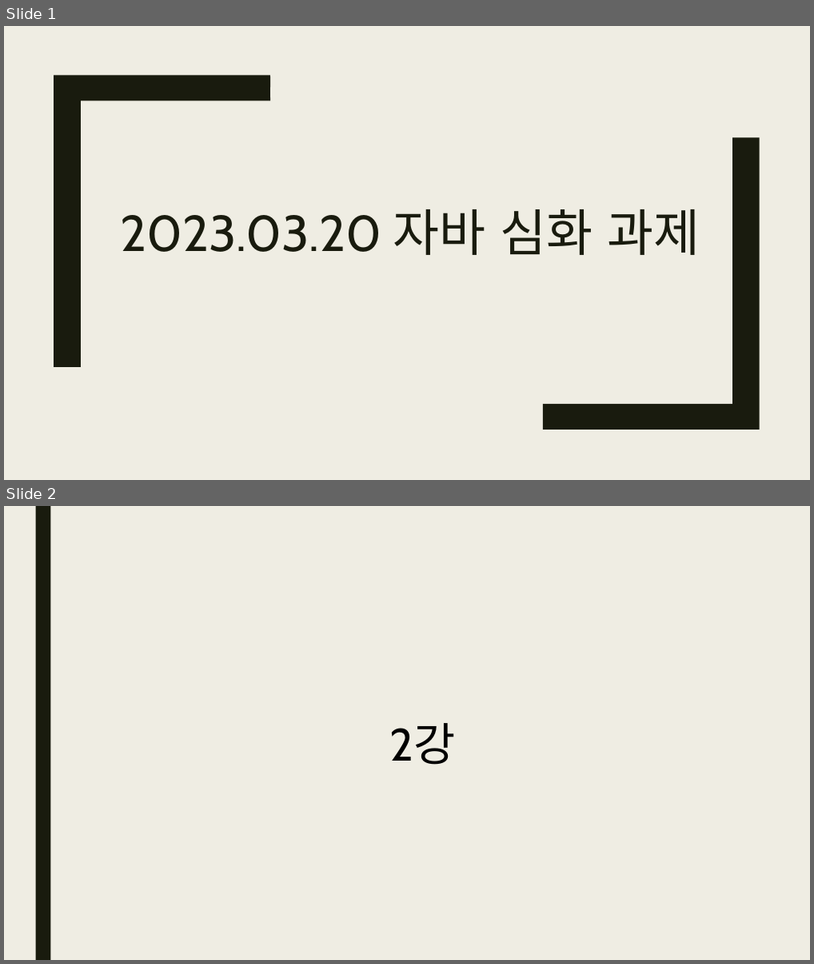
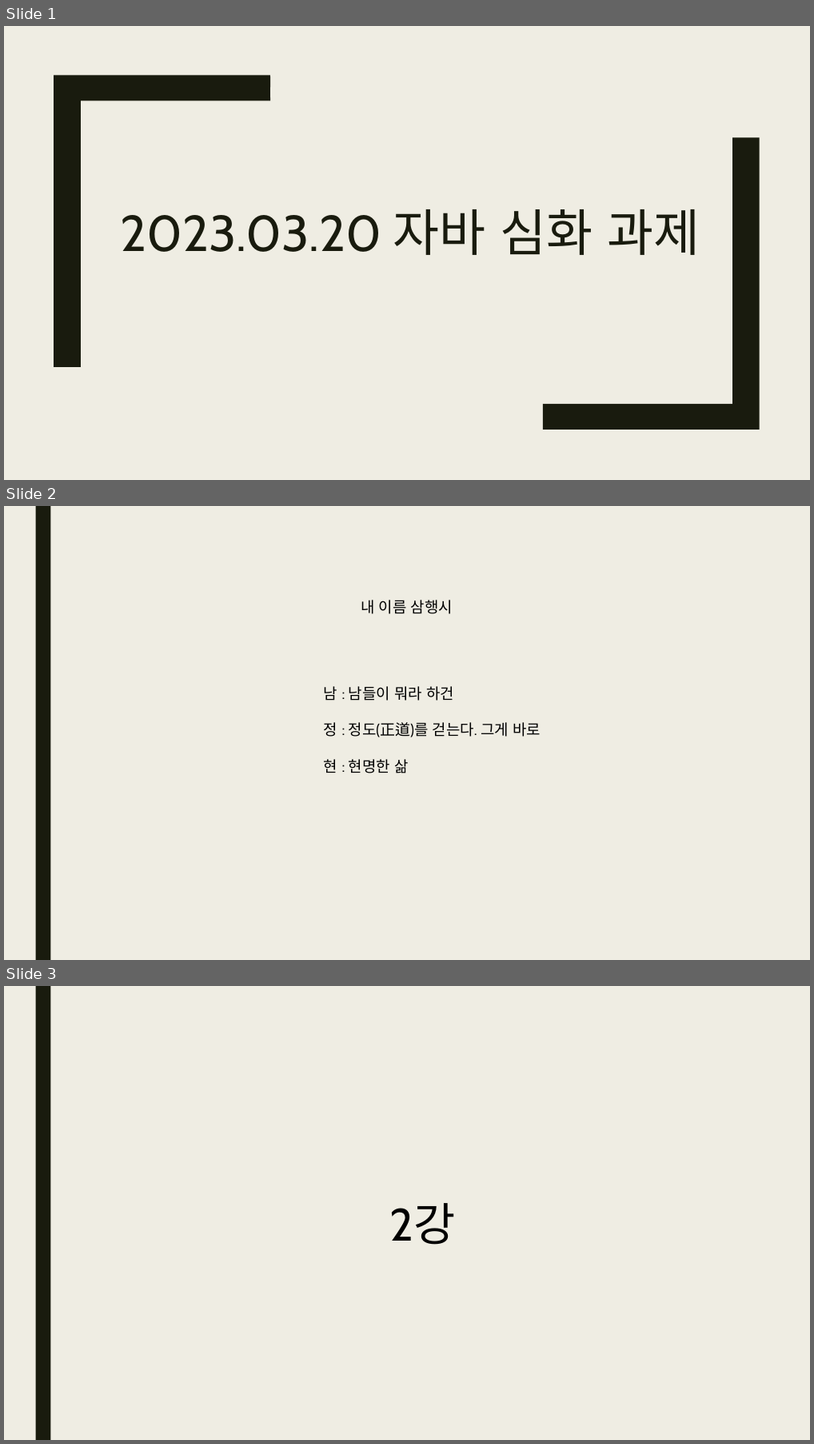
Before and after one commit to bino0130/politec-java, a slide deck: 자바 심화/자바 심화 과제/완료 과제/20230320 자바심화 과제 남정현.pptx. Shown one above the other, each under a label of ours: slides 1 and 2 before the commit, slides 1, 2 and 3 after it. The pictures are 814x964 and 814x1444 pixels, drawn with LibreOffice and Linux fonts; fonts in the diff are those of the drawing. Boxes give left, top, right and bottom in pixels: in the first picture for what was removed or moved away, otherwise in the second. Text is boxed around its words. In the diff, an @@ line names an element or a change of style, - is before the commit and + after.

```diff
--- a/자바 심화/자바 심화 과제/완료 과제/20230320 자바심화 과제 남정현.pptx
+++ b/자바 심화/자바 심화 과제/완료 과제/20230320 자바심화 과제 남정현.pptx
@@ slide 2 added at (4,506,810,960), background #EFEDE3; not listed: 1 template element that a slide beside it also shows @@
@@ text added at (361,600,453,614), 18 pt, text #000000 @@
+내 이름 삼행시
@@ text added at (324,686,541,773), 18 pt, text #000000 @@
+남 : 남들이 뭐라 하건
+정 : 정도(正道)를 걷는다. 그게 바로
+현 : 현명한 삶
@@ what was slide 2 is now slide 3 @@
```
Also in this commit, not shown: 1 slide changed.
